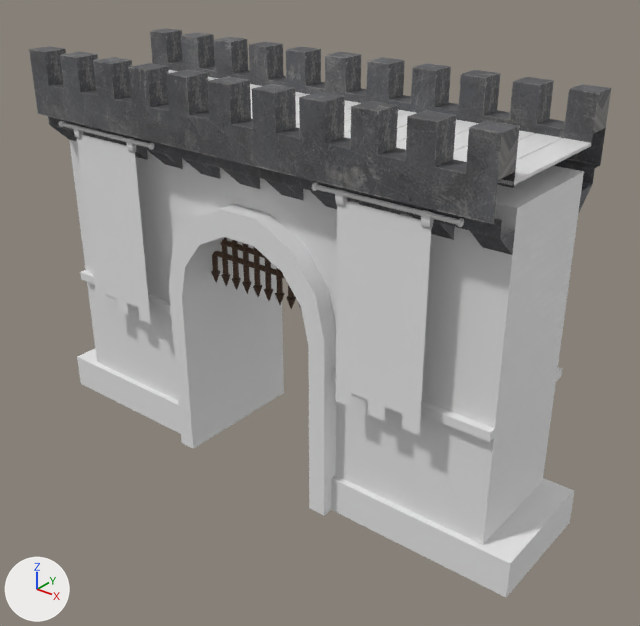
One commit to the FBX model content/models/city/wall_gate.fbx: the scene before it, then after it.
Camera for both pictures: a camera (50 mm lens) standing at (3.69, -4.23, 3.87) and looking at (0.22, 0.11, 1.18). The axes (+X, +Y, +Z) are drawn at lower left. The lights are the same throughout. The first picture is the older version. Both versions are drawn at the pose saved in each file; the numbers are the values there.

Script lines for the objects in view, before the commit:
```python
me_muralla3_101 = bpy.data.meshes.new('Muralla3.101')
me_muralla3_101.from_pydata(...)  # 1212 vertices, 993 faces; spans x -20.2..20.3, y -19.9..8.3, z -7.2..5.5
# faces by material slot: [104, 382, 406, 101]
me_muralla3_101.materials.append(mat_front_flags)  # its picture is missing
me_muralla3_101.materials.append(mat_wood)  # white #e7e7e7
me_muralla3_101.materials.append(mat_wall_top)
me_muralla3_101.materials.append(mat_gate_walls)  # its picture is missing
me_muralla3_103 = bpy.data.meshes.new('Muralla3.103')
me_muralla3_103.from_pydata(...)  # 626 vertices, 776 faces; spans x -6.44..6.49, y -6.95..5.25, z 1.4..2.06
me_muralla3_103.materials.append(mat_rusty_metal)  # picture img_tanah_jpg
ob_gate_spikes_011 = bpy.data.objects.new('gate_spikes.011', me_muralla3_103)
ob_gate_spikes_011.location = (-0.001, 0.0, 2.004)
ob_gate_spikes_011.rotation_euler = (1.571, 0.0, 0.0)  # degrees (90, 0, 0)
ob_gate_spikes_011.scale = (0.1, 0.1, 0.1)
ob_gates_006 = bpy.data.objects.new('gates.006', me_muralla3_101)
ob_gates_006.location = (-0.001, 0.0, 2.004)
ob_gates_006.rotation_euler = (1.571, 0.0, 0.0)  # degrees (90, 0, 0)
ob_gates_006.scale = (0.1, 0.1, 0.1)
```
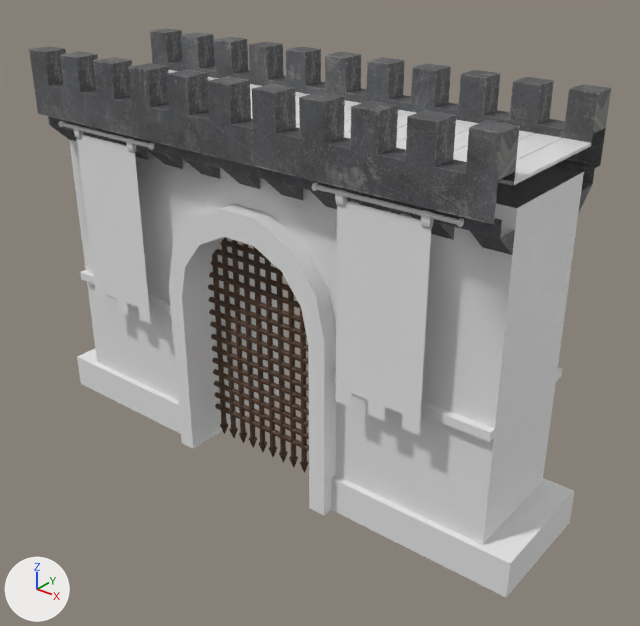
Patch to the scene script:
```diff
--- a/content/models/city/wall_gate.fbx.py
+++ b/content/models/city/wall_gate.fbx.py
@@ me_muralla3_101 @@
 me_muralla3_101.from_pydata(...)  # 1212 vertices, 993 faces; spans x -20.2..20.3, y -19.9..8.3, z -7.2..5.5
 # used by ob_gates_006; location = (-0.001, 0.0, 2.004); rotation_euler = (1.571, 0.0, 0.0), in degrees (90, 0, 0); scale = (0.1, 0.1, 0.1)
+# me_muralla3_101 part 1
+# 5 faces are deleted
+# 5 new faces join them, mat_gate_walls (its picture is missing)
 me_muralla3_101.materials.append(mat_front_flags)
@@ me_muralla3_109 @@
+me_muralla3_109.from_pydata(...)  # 626 vertices, 776 faces; spans x -6.4..6.5, y -19.8..-4.0, z 1.4..2.1
+me_muralla3_109.materials.append(mat_rusty_metal)  # picture img_tanah_jpg
@@ ob_gate_spikes_011 @@
-ob_gate_spikes_011 = bpy.data.objects.new('gate_spikes.011', me_muralla3_103)
-ob_gate_spikes_011.location = (-0.001, 0.0, 2.004)
-ob_gate_spikes_011.rotation_euler = (1.571, 0.0, 0.0)  # degrees (90, 0, 0)
-ob_gate_spikes_011.scale = (0.1, 0.1, 0.1)
@@ ob_gate_spikes_015 @@
+ob_gate_spikes_015 = bpy.data.objects.new('gate_spikes.015', me_muralla3_109)
+ob_gate_spikes_015.location = (-0.001, 0.0, 2.004)
+ob_gate_spikes_015.rotation_euler = (1.571, 0.0, 0.0)  # degrees (90, 0, 0)
+ob_gate_spikes_015.scale = (0.1, 0.1, 0.1)
```

Where the change shows, as pixel boxes (x1, y1, x2, y2) in the pictures (640 x 626 px; the box of a moved part takes in the faces that stretch with it):
'gate_spikes.015', added (brown): after (208, 248, 309, 473)
'gate_spikes.011', deleted (brown): before (211, 237, 302, 311)
part 1 of me_muralla3_101, moved or reshaped: (496, 166, 584, 208) in both
